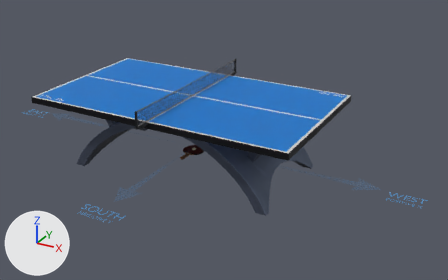
An edit to the glTF model assets/table-tennis.glb, drawn before and after from the same camera.
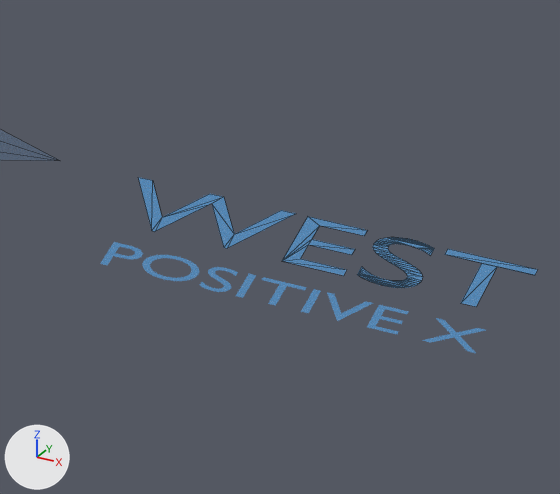
There are two pictures of each version: one whole from a 50 mm lens placed at (24.3, -39.2, 21.1), pointed at (2.5, 0.6, 1.2), one close up on the part from 84% to 96% of the width and 62% to 79% of the height. The axes (+X, +Y, +Z) are drawn at lower left. The lights are the same throughout. The close-ups show mesh edges as thin lines. Where no turn or scale is listed for an object, it has been applied to the vertices. Vertices at the same position are counted once.

Before the edit, the objects in view are built like this:
```python
me_plane_001 = bpy.data.meshes.new('Plane.001')
me_plane_001.from_pydata(...)  # 21 vertices, 16 faces; spans x -15.4..15.4, y -10.4..10.4, z 0.0
me_plane_001.materials.append(mat_material)  # blue #3689c3
me_text_004 = bpy.data.meshes.new('Text.004')
me_text_004.from_pydata(...)  # 844 vertices, 816 faces; spans x -18.0..18.5, y -12.0..11.6, z 0.1
me_text_004.materials.append(mat_material_001)  # blue #3689c3
me_text_005 = bpy.data.meshes.new('Text.005')
me_text_005.from_pydata(...)  # 992 vertices, 932 faces; spans x -16.9..19.8, y 0.0..24.8, z 0.0
me_text_005.materials.append(mat_material_001)  # blue #3689c3
ob_arrows = bpy.data.objects.new('Arrows', me_plane_001)
ob_arrows.location = (0.0, 0.0, 0.305)
ob_axislabels = bpy.data.objects.new('AxisLabels', me_text_005)
ob_axislabels.location = (-1.396, -12.574, 0.122)
ob_directions = bpy.data.objects.new('Directions', me_text_004)
ob_directions.location = (0.0, 0.0, 0.0)
```
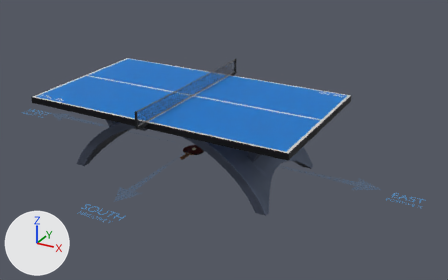
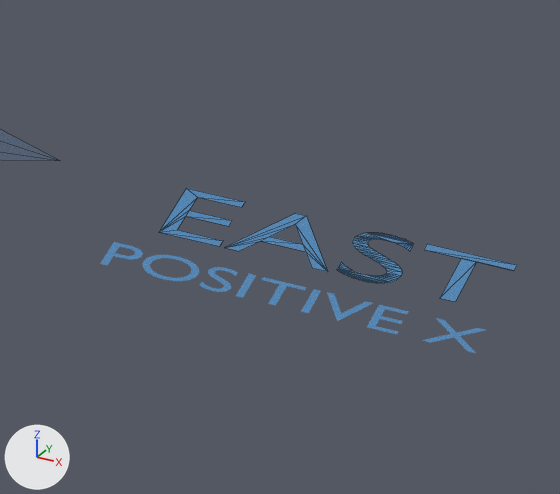
The edits, one by one:
me_text_004 has 844 vertices, 816 faces and spans x -18.0..18.5, y -12.0..11.6, z 0.1.
me_text_004 is used by ob_directions; location (0.0, 0.0, 0.0).
me_text_004 part 1: the loose piece of 8 vertices spanning x -16.4..-15.8, y -0.3..0.4, z 0.1 is moved by (34.2, 0.0, 0.0).
me_text_004 part 2: the loose piece of 122 vertices spanning x -16.9..-16.5, y -0.3..0.4, z 0.1 is moved by (34.2, 0.0, 0.0).
me_text_004 part 3: the loose piece of 11 vertices spanning x -17.6..-16.9, y -0.3..0.4, z 0.1 is moved by (34.2, 0.0, 0.0).
me_text_004 part 4: the loose piece of 12 vertices spanning x -18.0..-17.6, y -0.3..0.4, z 0.1 is moved by (34.2, 0.0, 0.0).
me_text_004 part 5: the loose piece of 8 vertices spanning x 17.9..18.5, y -0.3..0.4, z 0.1 is moved by (-34.2, 0.0, 0.0).
me_text_004 part 6: the loose piece of 122 vertices spanning x 17.5..17.9, y -0.3..0.4, z 0.1 is moved by (-34.2, 0.0, 0.0).
me_text_004 part 7: the loose piece of 12 vertices spanning x 17.0..17.4, y -0.3..0.4, z 0.1 is moved by (-34.2, 0.0, 0.0).
me_text_004 part 8: the loose piece of 13 vertices spanning x 15.9..16.9, y -0.3..0.4, z 0.1 is moved by (-34.2, 0.0, 0.0).

Where the change shows, as pixel boxes [x1, y1, x2, y2] in the close-ups (560 x 494 px; the box of a moved part takes in the faces that stretch with it):
'Directions', reshaped: before [138, 177, 538, 307]; after [159, 188, 517, 302]
part 1 of me_text_004, moved or reshaped (not visible before): after [424, 244, 517, 302]
part 2 of me_text_004, moved or reshaped (not visible before): after [337, 233, 414, 283]
part 3 of me_text_004, moved or reshaped (not visible before): after [224, 213, 328, 272]
part 4 of me_text_004, moved or reshaped (not visible before): after [159, 188, 245, 246]
part 5 of me_text_004, moved or reshaped (not visible afterwards): before [445, 249, 538, 307]
part 6 of me_text_004, moved or reshaped (not visible afterwards): before [357, 237, 434, 288]
part 7 of me_text_004, moved or reshaped (not visible afterwards): before [282, 216, 367, 276]
part 8 of me_text_004, moved or reshaped (not visible afterwards): before [138, 177, 296, 249]
